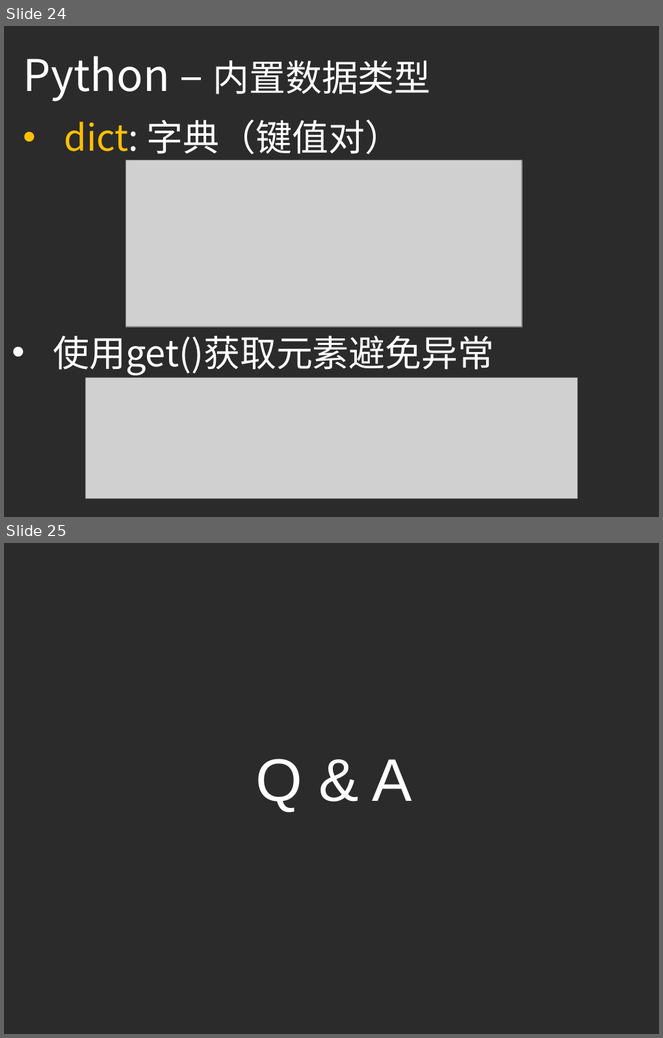
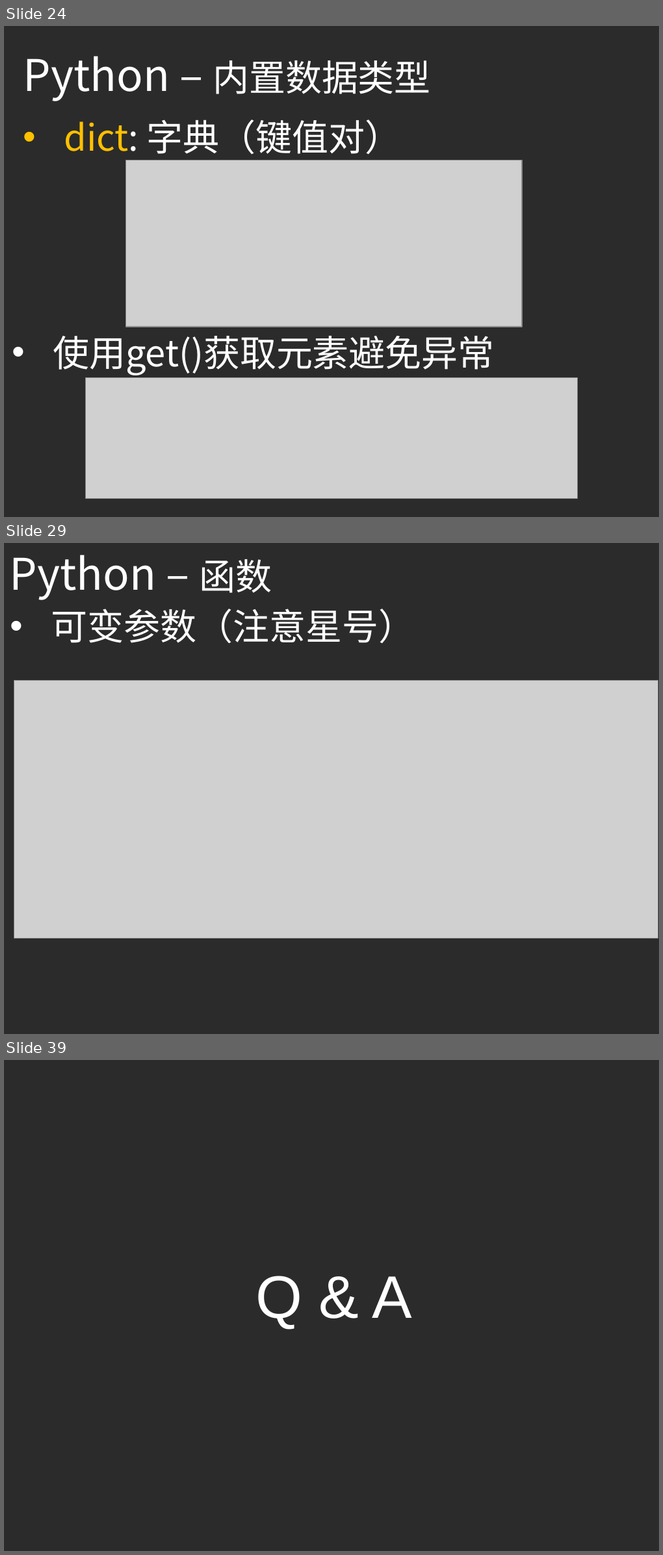
Before and after one commit to ouriris/ml-course, a slide deck: chapter.1/ppt/ML_CH1_Python_Basic.pptx. Shown one above the other, each under a label of ours: slides 24 and 25 before the commit, slides 24, 29 and 39 after it; the slides between them are not shown. The pictures are 663x1038 and 663x1555 pixels, drawn with LibreOffice and Linux fonts; fonts in the diff are those of the drawing; grey boxes stand for pictures; background and template pictures are left out; a plain dark background stands for a picture behind light text. Boxes give left, top, right and bottom in pixels: in the first picture for what was removed or moved away, otherwise in the second. Text is boxed around its words. In the diff, an @@ line names an element or a change of style, - is before the commit and + after.

Commit message:
Update Ch1 ppt, add python basic

```diff
--- a/chapter.1/ppt/ML_CH1_Python_Basic.pptx
+++ b/chapter.1/ppt/ML_CH1_Python_Basic.pptx
@@ slide 29 added at bbox=[4, 543, 659, 1034], background picture (left out) @@
@@ text added at bbox=[10, 555, 272, 600], 48 pt, text #FFFFFF @@
+Python – 函数
@@ text added at bbox=[51, 609, 415, 643], 40 pt, text #FFFFFF @@
+• 可变参数（注意星号）
@@ picture added at bbox=[14, 681, 658, 939] @@
@@ what was slide 25 is now slide 39 @@
```
Also in this commit, not shown: 13 other slides added.
